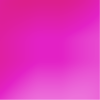
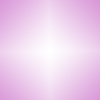
Layers edited between the first and the second 100×100 image:
renamed "Background" to "nightmare_moon_by_rainygami-d3da2n8", hid it, moved it above "8", painted on it over [0, 0, 100, 100]
renamed "Shape 1" to "Layer 1", painted on it over [0, 0, 100, 100]
